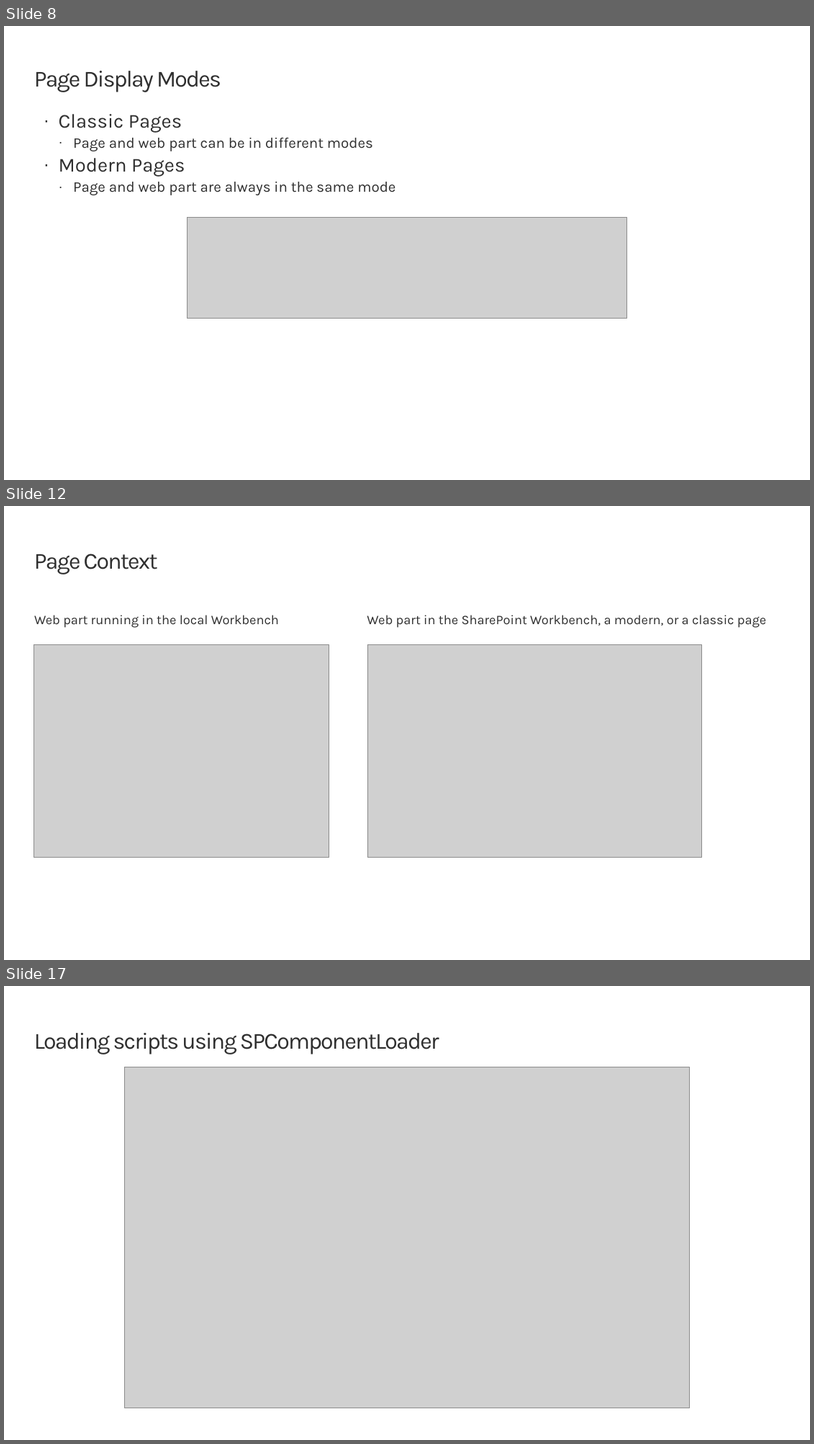
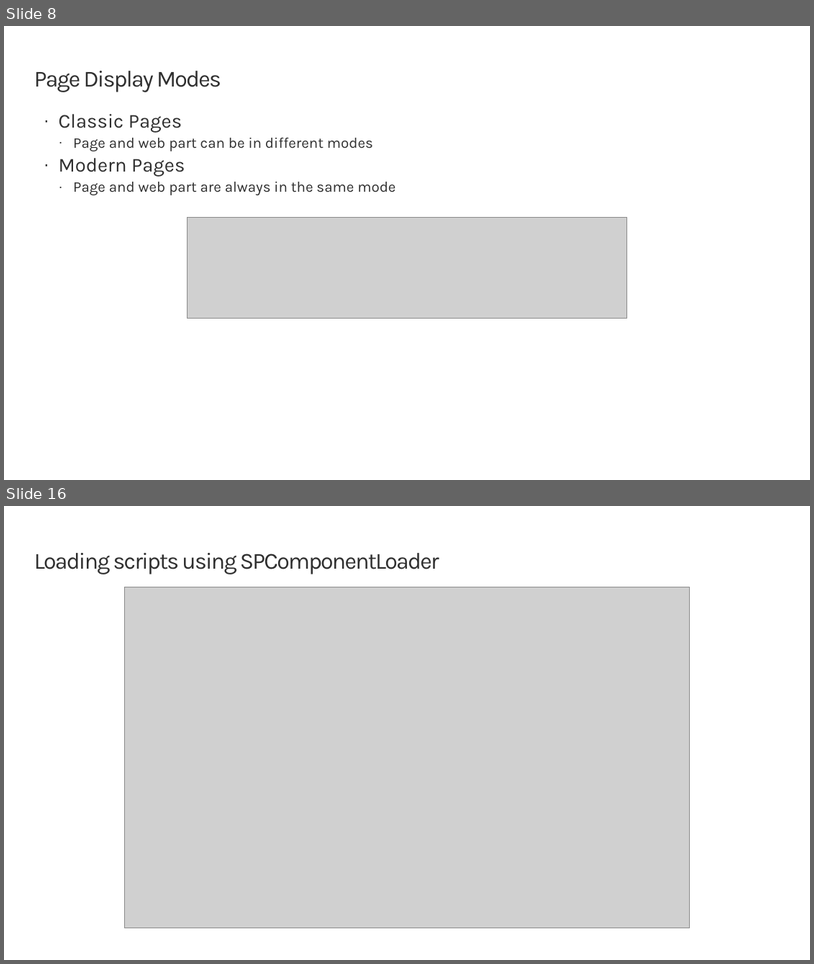
Before and after one commit to renahorton218/SharePoint-spfx-web-parts, a slide deck: 03-spfxapi.pptx. Shown one above the other, each under a label of ours: slides 8, 12 and 17 before the commit, slides 8 and 16 after it; the slides between them are not shown. The pictures are 814x1444 and 814x964 pixels, drawn with LibreOffice and Linux fonts; fonts in the diff are those of the drawing; grey boxes stand for pictures; background and template pictures are left out. Boxes give left, top, right and bottom in pixels: in the first picture for what was removed or moved away, otherwise in the second. Text is boxed around its words. In the diff, an @@ line names an element or a change of style, - is before the commit and + after.

```diff
--- a/03-spfxapi.pptx
+++ b/03-spfxapi.pptx
@@ slide 12 removed at (4,506,810,960), background #FFFFFF @@
@@ title removed at (34,554,158,574) @@
-Page Context
@@ text removed at (34,615,279,628) @@
-Web part running in the local Workbench
@@ text removed at (367,615,766,628) @@
-Web part in the SharePoint Workbench, a modern, or a classic page
@@ picture removed at (34,644,329,857) @@
@@ picture removed at (368,644,702,857) @@
@@ what was slide 17 is now slide 16 @@
```
Also in this commit, not shown: 7 slides changed.
